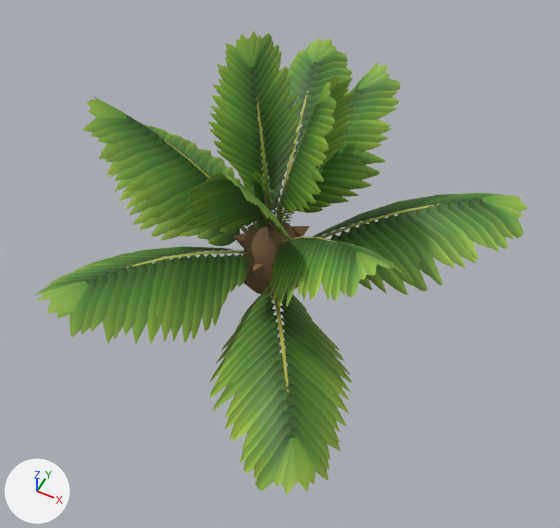
Renders of the glTF model game/assets/models/sawit_1.glb from each side of a commit.
Before and after are seen from a 50 mm camera at (1.16, -2.24, 2.87) aimed at (0.16, -0.23, 0.35). Every picture has the same lights, and +X, +Y and +Z are marked at lower left. The picture after the commit comes second. Where no turn or scale is listed for an object, it has been applied to the vertices. Vertices at exactly the same position are counted once.

Script lines for the objects in view, before the commit:
```python
me_sawit_1_trunk = bpy.data.meshes.new('sawit_1_trunk')
me_sawit_1_trunk.from_pydata(...)  # 481 vertices, 655 faces; spans x -1.22..1.09, y -1.1..1.03, z 0.0..1.2
# faces by material slot: [95, 560]
me_sawit_1_trunk.materials.append(mat_m_trunk)
me_sawit_1_trunk.materials.append(mat_m_frond)
ob_sawit_1_body = bpy.data.objects.new('sawit_1_body', me_sawit_1_trunk)
ob_sawit_1_body.location = (0.0, 0.0, 0.0)
```
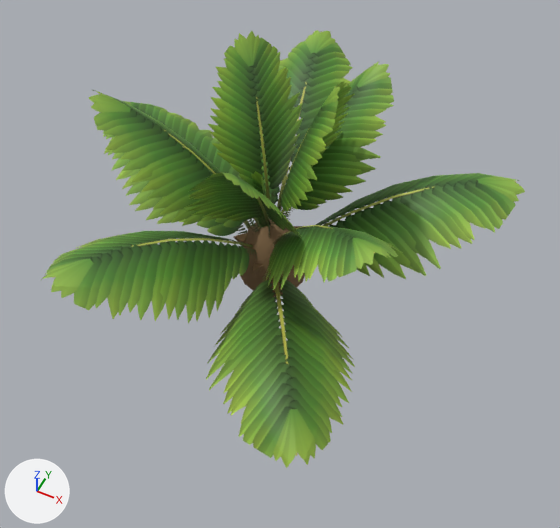
The edits, one by one:
me_sawit_1_trunk is used by ob_sawit_1_body; location (0.0, 0.0, 0.0).
me_sawit_1_trunk had 481 vertices, 655 faces and spanned x -1.22..1.09, y -1.1..1.03, z 0.0..1.2.
me_sawit_1_trunk now has 481 vertices, 655 faces and spans x -1.18..1.01, y -1.04..0.97, z 0.0..1.18.
me_sawit_1_trunk part 1: 363 of 481 vertices moved; they spanned x -1.22..1.09, y -1.1..1.03, z 0.0..1.2 and now span x -1.18..1.01, y -1.04..0.97, z 0.09..1.18; mean shift (0.0, 0.0, 0.06); largest move (0.71, -0.99, 0.03) -> (0.64, -1.03, 0.26).
me_sawit_1_trunk part 2: texture (UV) coordinates of 517 of 655 faces, centred in x -1.16..1.03, y -1.04..0.97, z 0.03..1.15, changed; they spanned u 0.05..0.95, v 0.17..1.0 and now span u 0.03..0.97, v 0.17..1.0.

Pixel boxes (x1, y1, x2, y2) of what changed, in the pictures (560 x 528 px; the box of a moved part takes in the faces that stretch with it):
'sawit_1_body', reshaped: before (35, 31, 528, 494); after (41, 30, 525, 468)
part 1 of me_sawit_1_trunk, moved or reshaped: before (35, 31, 528, 494); after (41, 30, 525, 468)
part 2 of me_sawit_1_trunk, surface changed: before (35, 31, 528, 494); after (41, 30, 525, 468)
